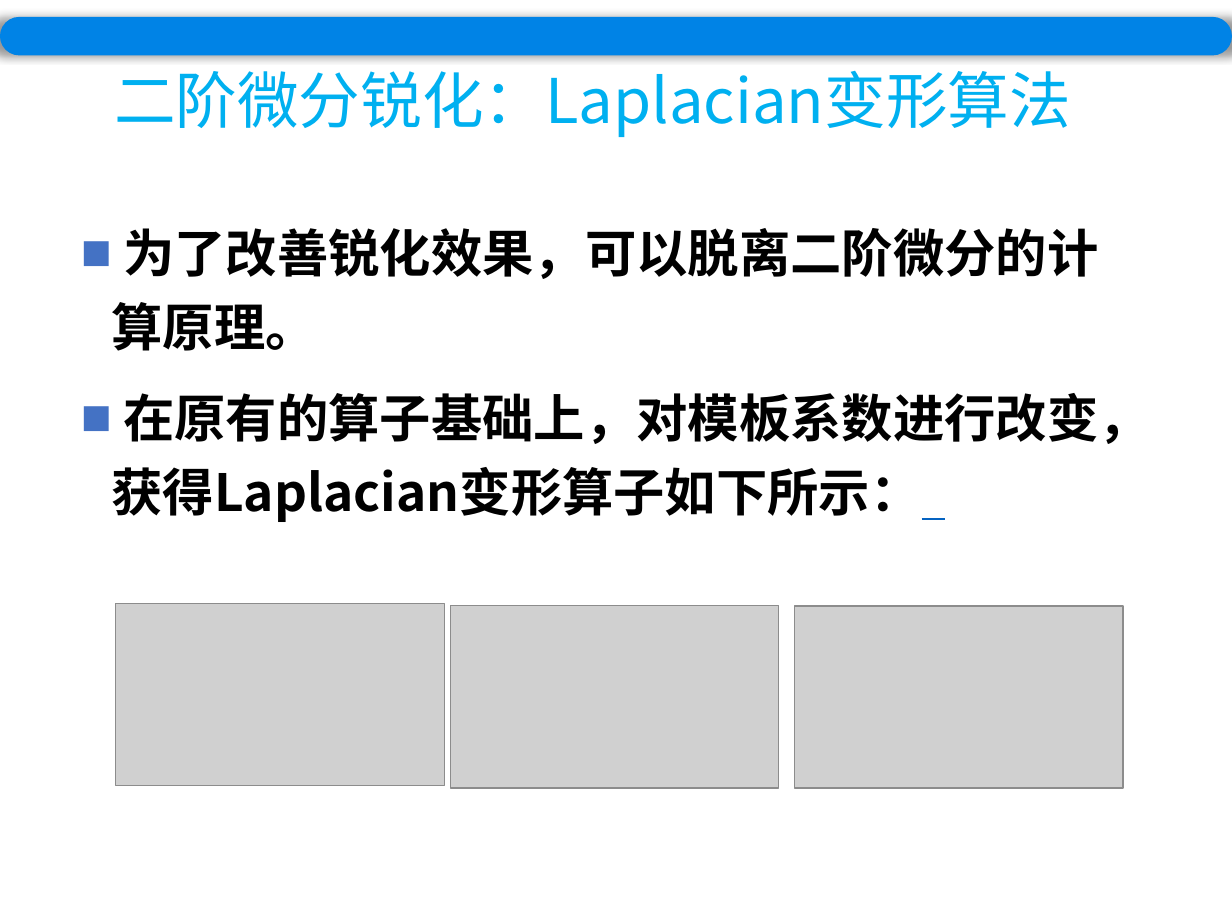
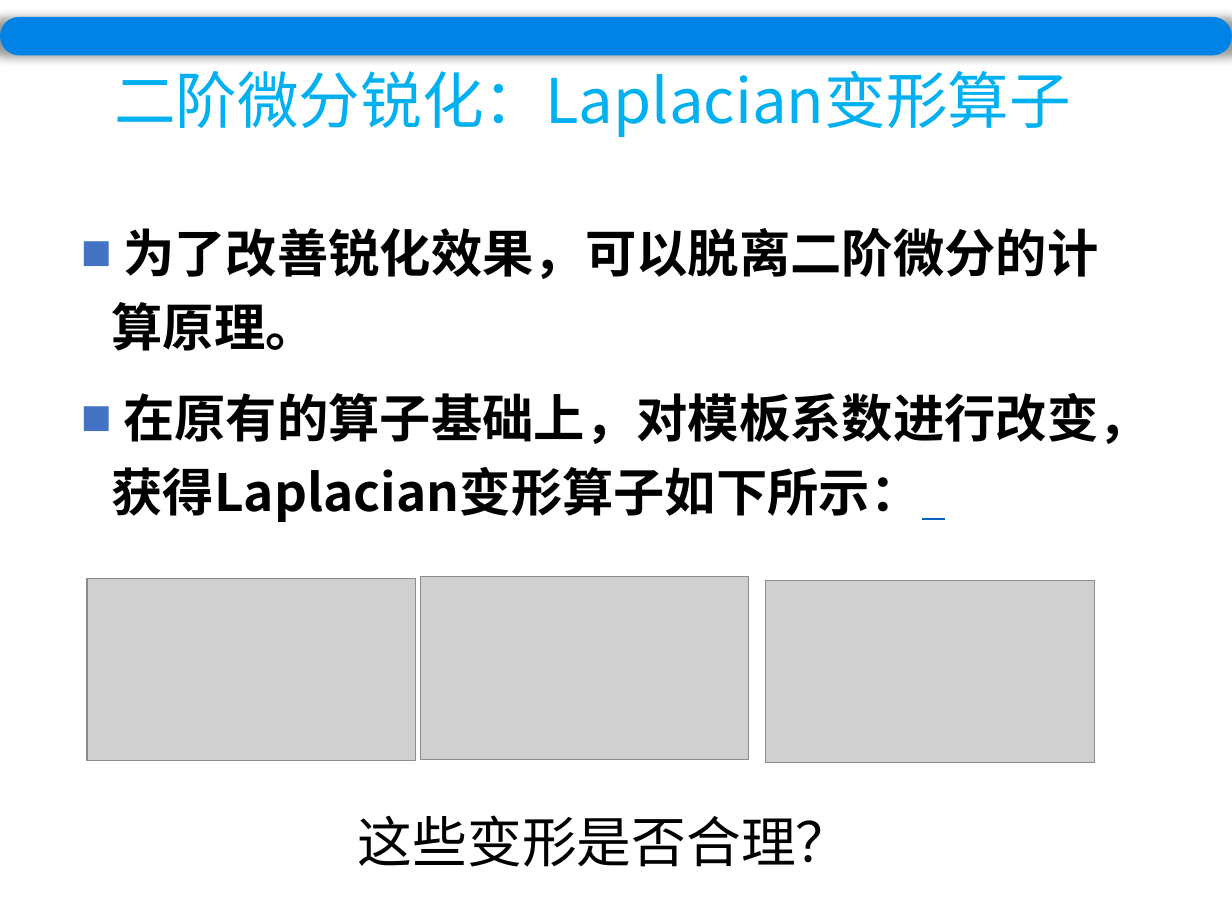
Before and after one commit to wuyirui/wuyirui.github.io, a slide deck: slide 47 of ppt/Chapter5.pptx (slide 50 before the commit). Drawn at 1232x924 pixels with LibreOffice and Linux fonts; fonts in the diff are those of the drawing; grey boxes stand for pictures. Boxes give left, top, right and bottom in pixels: in the first picture for what was removed or moved away, otherwise in the second. Text is boxed around its words. In the diff, an @@ line names an element or a change of style, - is before the commit and + after.

```diff
--- a/ppt/Chapter5.pptx
+++ b/ppt/Chapter5.pptx
@@ title at <box>114,71,1071,137</box>: text changed @@
-二阶微分锐化：Laplacian变形算法
+二阶微分锐化：Laplacian变形算子
@@ picture: place and size @@
-picture at <box>116,604,445,786</box>
+picture at <box>87,578,416,760</box>
@@ picture: place and size @@
-picture at <box>451,605,780,787</box>
+picture at <box>420,577,749,759</box>
@@ picture: place and size @@
-picture at <box>795,606,1124,788</box>
+picture at <box>766,580,1095,763</box>
@@ text added at <box>358,815,851,867</box>, 32 pt, text #000000 @@
+这些变形是否合理？
```
Also in this commit, not shown: 5 other slides changed, 3 slides removed, 11 other files.
